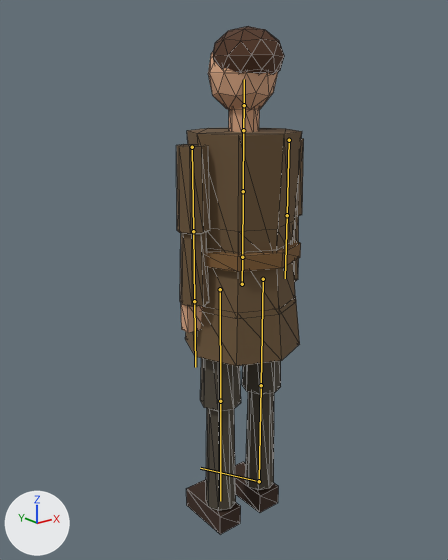
An edit to the glTF model assets/models/villager.glb, drawn before and after from the same camera.
Rendered twice from a 50 mm lens placed at (-1.365, -1.601, 1.623), pointed at (-0.015, 0.087, 0.948). Arrows for +X, +Y and +Z are at lower left; the lights stay in place. The older version comes first. The bones that change, and the others that lie on the model, are drawn over the model as lines. Mesh edges are drawn as thin lines.

The first picture shows 'body'.
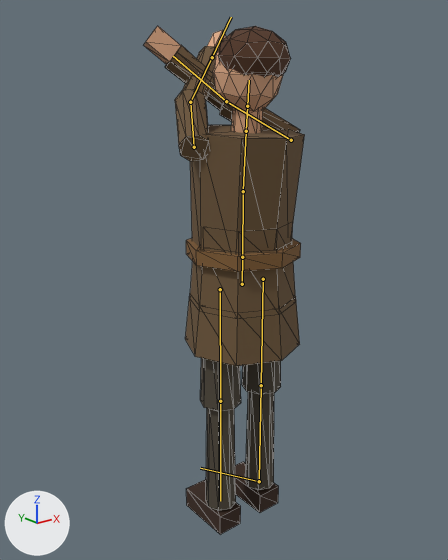
The newer file adds an action. The first version stands in its rest pose; the second is drawn at frame 4 of the action 'shoo'.

Pixel boxes [x1, y1, x2, y2] of what changed, in the pictures (448 x 560 px):
'body', posed (26% wider): before [176, 26, 304, 534]; after [144, 26, 305, 534]
bone 'chest', root to tip: before (243, 191) to (243, 130); after (243, 191) to (246, 131)
bone 'upper_arm.R', root to tip: before (289, 140) to (287, 215); after (291, 140) to (226, 101)
bone 'lower_arm.R', root to tip: before (287, 215) to (285, 278); after (226, 101) to (173, 56)
bone 'upper_arm.L', root to tip: before (192, 147) to (193, 231); after (194, 147) to (190, 102)
bone 'lower_arm.L', root to tip: before (193, 231) to (194, 301); after (190, 102) to (212, 57)

Edits to the bpy script that builds the scene:
```text
Change bone_chest:
    where bone_chest = bpy.data.objects['villager'].pose.bones['chest']  # child of 'spine'
    bone_chest.rotation_quaternion: (1.0, 0.0, 0.0, 0.0) -> (0.999, 0.032, 0.0, 0.0)  # degrees (0, 0, 0) -> degrees (4, 0, 0)
Change bone_upper_arm_r:
    where bone_upper_arm_r = bpy.data.objects['villager'].pose.bones['upper_arm.R']  # child of 'chest'
    bone_upper_arm_r.rotation_quaternion: (1.0, 0.0, 0.0, 0.0) -> (-0.383, -0.828, 0.373, 0.172)  # degrees (0, 0, 0) -> degrees (130, 0, -49)
Change bone_lower_arm_r:
    where bone_lower_arm_r = bpy.data.objects['villager'].pose.bones['lower_arm.R']  # child of 'upper_arm.R'
    bone_lower_arm_r.rotation_quaternion: (1.0, 0.0, 0.0, 0.0) -> (0.977, 0.215, 0.0, 0.0)  # degrees (0, 0, 0) -> degrees (25, 0, 0)
Change bone_upper_arm_l:
    where bone_upper_arm_l = bpy.data.objects['villager'].pose.bones['upper_arm.L']  # child of 'chest'
    bone_upper_arm_l.rotation_quaternion: (1.0, 0.0, 0.0, 0.0) -> (-0.383, -0.828, -0.373, -0.172)  # degrees (0, 0, 0) -> degrees (130, 0, 49)
Change bone_lower_arm_l:
    where bone_lower_arm_l = bpy.data.objects['villager'].pose.bones['lower_arm.L']  # child of 'upper_arm.L'
    bone_lower_arm_l.rotation_quaternion: (1.0, 0.0, 0.0, 0.0) -> (0.977, 0.215, 0.0, 0.0)  # degrees (0, 0, 0) -> degrees (25, 0, 0)
```
